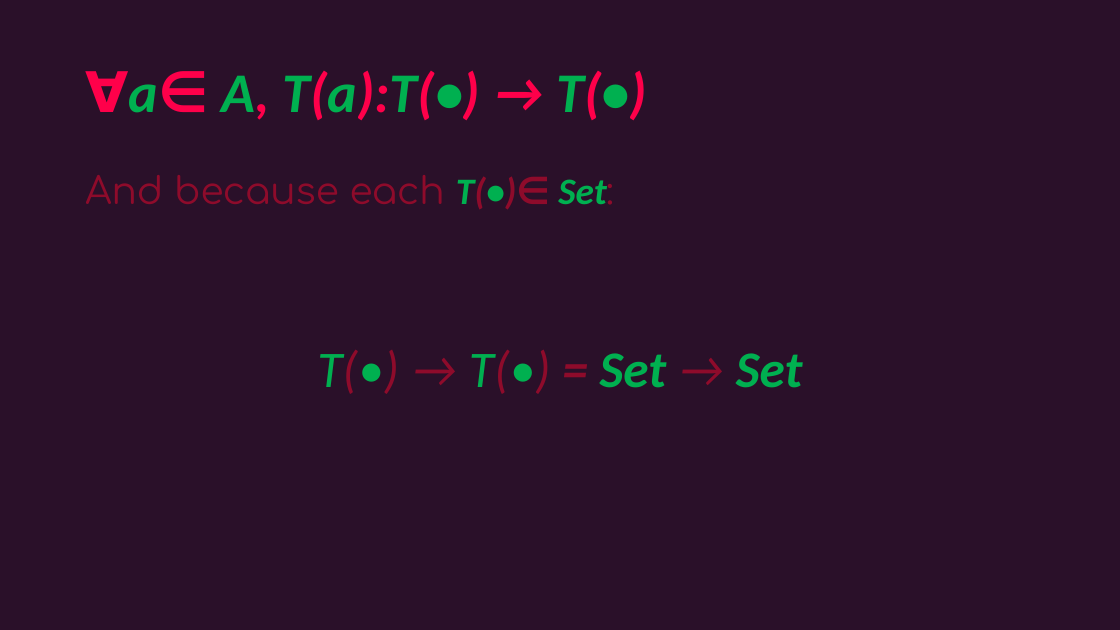
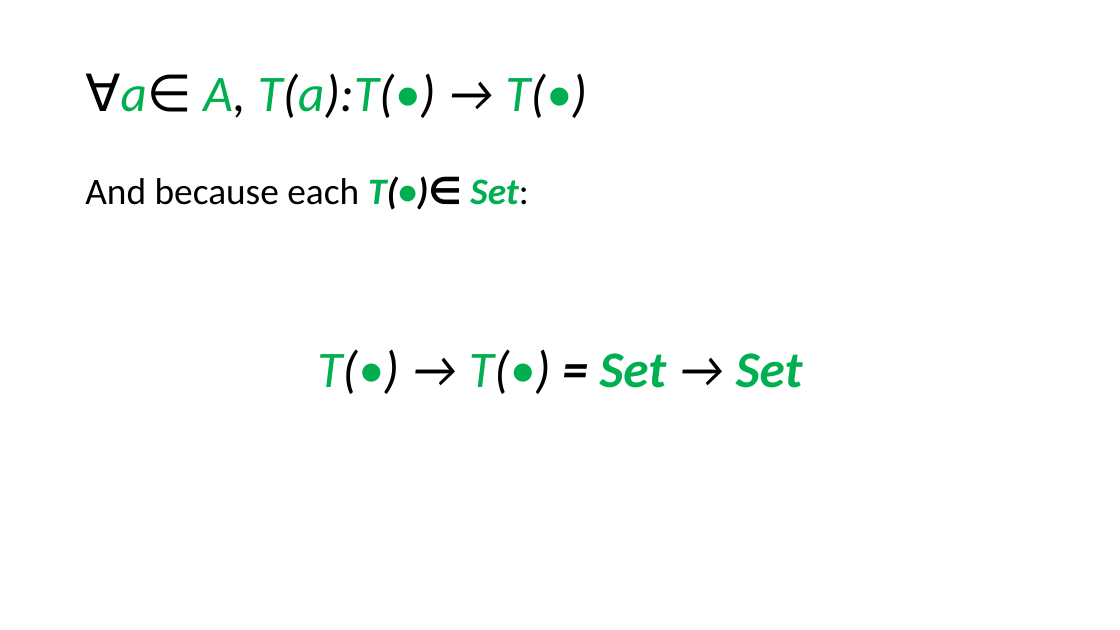
Before and after one commit to maana-io/cat-ml, a slide deck: slide 23 of presentations/gats-intro.pptx. Drawn at 1120x630 pixels with LibreOffice and Linux fonts; fonts in the diff are those of the drawing; background and template pictures are left out. Boxes give left, top, right and bottom in pixels: in the first picture for what was removed or moved away, otherwise in the second. Text is boxed around its words. In the diff, an @@ line names an element or a change of style, - is before the commit and + after.

```diff
--- a/presentations/gats-intro.pptx
+++ b/presentations/gats-intro.pptx
@@ background picture (left out) to #FFFFFF @@
@@ title "∀a∈ A, T(a):T(•) → T(•)" at box(85, 73, 587, 118): size 48 to 44 pt, bold off; text colour #FF004A to #000000 in "∀a∈ A, T(a):T(•) → T(•)" @@
@@ text "And because each T(•)∈ Set:" at box(85, 176, 802, 394): font Comfortaa to Calibri in "And because each Set:"; text colour #8E0B2B to #000000 in "And because each T(•)∈ Set:", "T(•) → T(•) = →" @@
```
Also in this commit, not shown: 26 other slides changed, 1 slide added, 1 slide removed, 1 other file.
